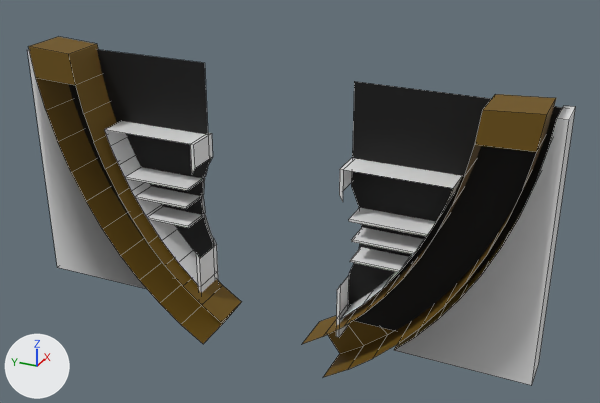
An edit to the FBX model Assets/FBX/GateRoom/Circle_Wall_Next_To_Main_Entrance_Cil_Balcony.fbx, drawn before and after from the same camera.
Before and after are seen from a camera (50 mm lens) standing at (-24.2, -11.4, 15.0) and looking at (1.5, 0.2, 2.1). Lighting does not change. The marker at lower left points along +X, +Y and +Z. Mesh edges are drawn as thin lines. Where no turn or scale is listed for an object, it has been applied to the vertices. Vertices at the same position are counted once.

The scene before the commit, as lines of its bpy script (objects in view):
```python
me_circle_004 = bpy.data.meshes.new('Circle.004')
me_circle_004.from_pydata(...)  # 96 vertices, 70 faces; spans x 0.0..1.6, y -8.7..8.8, z -7.4..3.0
me_circle_004.materials.append(mat_material)  # brown #6e5200
me_cube_001 = bpy.data.meshes.new('Cube.001')
me_cube_001.from_pydata(...)  # 24 vertices, 13 faces; spans x -1.88..-0.58, y -5.47..-0.94, z -1.0..7.73
me_cube_013 = bpy.data.meshes.new('Cube.013')
me_cube_013.from_pydata([(-0.57, 1.1, 7.73), (-0.57, -5.33, 7.73), (-0.57, -5.33, -0.91), (-0.57, 1.1, -0.91), (-0.57, 1.1, 4.2), (-0.57, 1.1, 0.97), (-0.57, 0.81, 3.47), (-0.57, 0.81, 1.7), (-0.57, 0.67, 2.58)], [], [(0, 1, 2, 3, 5, 7, 8, 6, 4)])
me_cube_013.materials.append(mat_material_012)  # black #000000
ob_circle_002 = bpy.data.objects.new('Circle.002', me_circle_004)
ob_circle_002.location = (-2.28, 0.0, 4.96)
ob_cube_000 = bpy.data.objects.new('Cube.000', me_cube_013)
ob_cube_000.location = (-0.23, 3.75, 0.0)
ob_cube_000.rotation_euler = (0.0, 3.142, 0.0)  # degrees (0, 180, 0)
ob_cube_000.scale = (-1.0, -1.0, -1.0)
ob_cube_001 = bpy.data.objects.new('Cube.001', me_cube_001)
ob_cube_001.location = (-0.02, -3.75, 0.0)
# also in view: 'Cube.004' at (-1.2, 4.4, 2.1); 'Cube.002' at (-1.2, -4.4, 2.1); 'Cube.005' at (-1.3, 7.0, 3.4); 'Cube.003' at (-0.8, -5.9, 3.4)
```
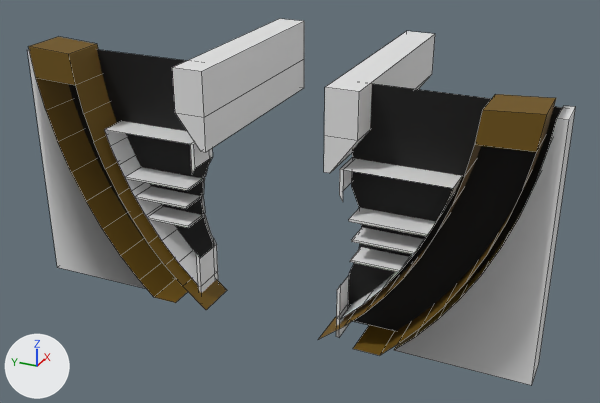
What differs and where, as boxes [x1, y1, x2, y2] in the pictures (600 x 403 px):
'Circle.002', reshaped (6% shorter)
    before: [28, 37, 556, 377]
    after: [28, 37, 556, 355]
'Cube.006', added
    after: [172, 19, 304, 152]
'Cube', added
    after: [324, 31, 435, 173]
part 1 of me_circle_004, cut back
    before: [140, 263, 410, 377]
    after: [140, 263, 410, 355]

The change, as a list of edits to the scene's bpy script:
```text
Change me_circle_004:
    used by ob_circle_002; location = (-2.28, 0.0, 4.96)
    remove me_circle_004.from_pydata(...)  # 96 vertices, 70 faces; spans x 0.0..1.6, y -8.7..8.8, z -7.4..3.0
    add me_circle_004.from_pydata(...)  # 88 vertices, 64 faces; spans x 0.0..1.6, y -8.7..8.8, z -5.9..3.0
    me_circle_004 part 1
    16 vertices are removed from x 0.0..1.6, y -3.3..3.3, z -7.4..-5.7
    12 faces are deleted
    4 vertices move from x 0.0..1.6, y -4.1..4.2, z -6.1 to x 0.0..1.6, y -4.4..4.4, z -5.9
    8 vertices are added at x 0.0..1.6, y -3.4..3.5, z -5.9
    6 new faces join them
Add me_cube_017:
    me_cube_017.from_pydata([(-0.07, -0.17, -1.21), (-0.07, -1.07, 0.0), (-0.07, 0.03, -1.21), (-0.07, 0.03, 0.0), (8.0, -0.17, -1.21), (8.0, -1.07, 0.0), (8.0, 0.03, -1.21), (8.0, 0.03, 0.0), (-0.07, -1.07, 1.54), (-0.07, 0.03, 1.54), (8.0, -1.07, 1.54), (8.0, 0.03, 1.54)], [], [(0, 1, 3, 2), (2, 3, 7, 6), (6, 7, 5, 4), (4, 5, 1, 0), (2, 6, 4, 0), (3, 1, 8, 9), (11, 9, 8, 10), (1, 5, 10, 8), (7, 3, 9, 11), (5, 7, 11, 10)])
Add me_cube_018:
    me_cube_018.from_pydata([(-0.02, -0.28, -2.0), (-0.02, -1.76, 0.0), (-0.02, 0.06, -2.0), (-0.02, 0.06, 0.0), (1.98, -0.28, -2.0), (1.98, -1.76, 0.0), (1.98, 0.06, -2.0), (1.98, 0.06, 0.0), (-0.02, -1.76, 2.54), (-0.02, 0.06, 2.54), (1.98, -1.76, 2.54), (1.98, 0.06, 2.54)], [], [(0, 1, 3, 2), (2, 3, 7, 6), (6, 7, 5, 4), (4, 5, 1, 0), (2, 6, 4, 0), (3, 1, 8, 9), (11, 9, 8, 10), (1, 5, 10, 8), (7, 3, 9, 11), (5, 7, 11, 10)])
Add ob_cube:
    ob_cube = bpy.data.objects.new('Cube', me_cube_017)
    ob_cube.location = (-1.82, -2.16, 6.23)
Add ob_cube_006:
    ob_cube_006 = bpy.data.objects.new('Cube.006', me_cube_018)
    ob_cube_006.location = (-1.82, 2.16, 6.23)
    ob_cube_006.rotation_euler = (0.0, 3.142, 0.0)  # degrees (0, 180, 0)
    ob_cube_006.scale = (-4.04, -0.607, -0.607)
```
